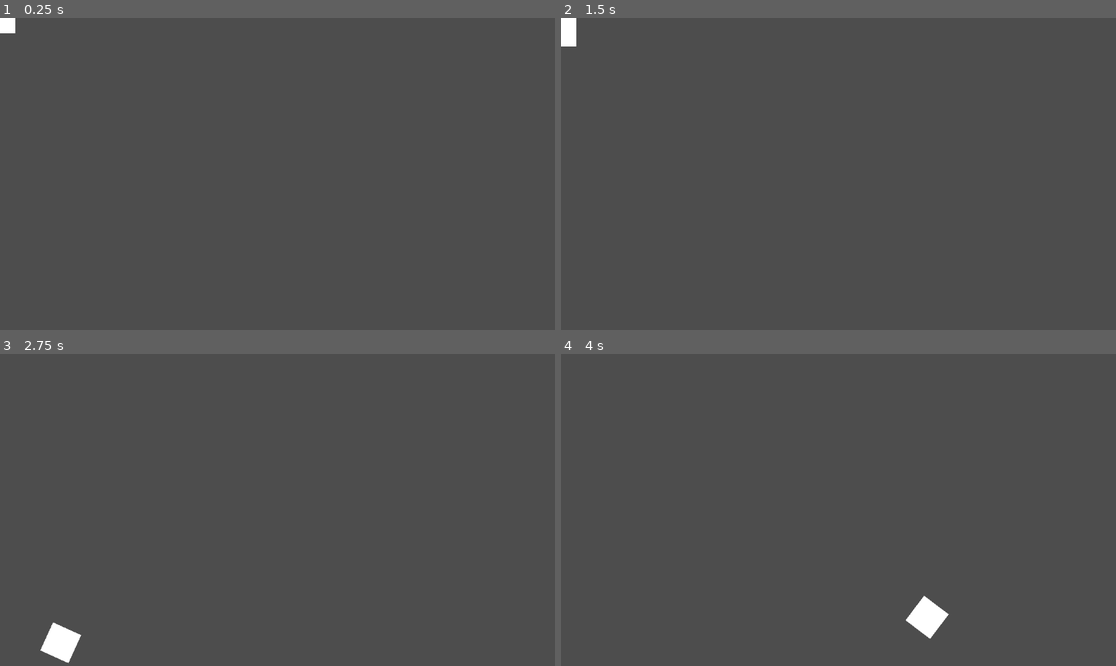
Above: before the commit, frames 1-4 (two rows, left to right).
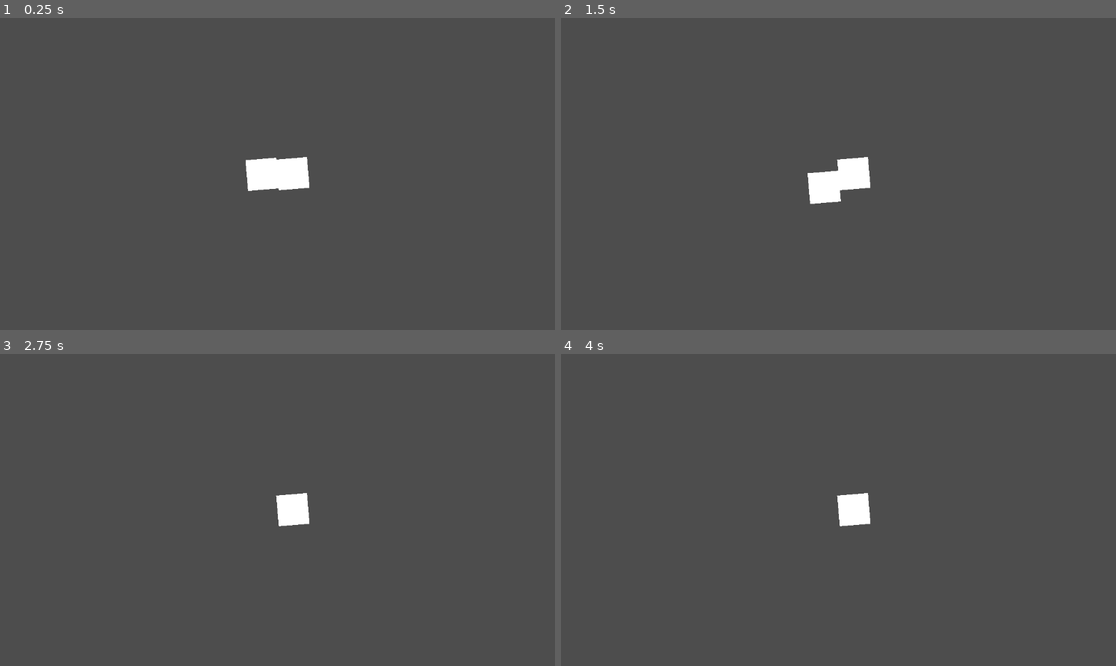
Above: after the commit, the same moments.

Repository: ChrisCee2/20gc4indy500
Game: Godot game, scene res://multiplayer.tscn
The game is run twice, just before and just after one commit, with the same random seed, the same clock (stepped at 60 frames per second) and the same inputs. Before the commit the project starts from res://player.tscn.
Inputs:
- Up to frame 1 (0.25 s): no input
- Up to frame 2 (1.5 s): tap Enter at 0.5 s; hold D (right) 0.53-1.28 s; tap Space at 1.25 s; hold S (down) from 1.28 s (still down)
- Up to frame 3 (2.75 s): release S (down) at 2.03 s; hold D (right) from 2.03 s (still down)
- Up to frame 4 (4 s): release D (right) at 2.78 s; hold W (up) 2.78-3.53 s; hold A (left) from 3.53 s (still down)

The runs differ from the first frame. In frame 1, 1.3% of the frame differs, in the area x 0-56%, y 0-56%; in frame 2, 1.4%, in the area x 0-56%, y 0-60%; in frame 3, 1.1%; in frame 4, 1.1%.

Commit message:
G4-2: Only works for ps3 controller, obtaining device name sucks

Diff:
--- /dev/null
+++ b/controller_input/ps3_controller_handler.gd
@@ -0,0 +1,37 @@
+class_name PS3ControllerHandler
+
+
+func update_input(
+	input_map: Dictionary[String, float],
+	event: InputEvent,
+	device: int,
+	dead_zone: float = 0.0) -> void:
+	if event.device != device:
+		return
+	for action in input_map:
+		if event.is_action(action):
+			if event is InputEventJoypadMotion:
+				var action_strength: float = abs(event.axis_value)
+				if action == "left":
+					input_map["left"] = 0.0
+					input_map["right"] = 0.0
+					if action_strength <= dead_zone:
+						return
+					elif event.axis_value >= 0:
+						input_map["right"] = action_strength
+					else:
+						input_map["left"] = action_strength
+				elif action == "up":
+					input_map["up"] = 0.0
+					input_map["down"] = 0.0
+					if action_strength <= dead_zone:
+						return
+					elif event.axis_value >= 0:
+						input_map["down"] = action_strength
+					else:
+						input_map["up"] = action_strength
+				else:
+					input_map[action] = action_strength
+			else:
+				input_map[action] = 1.0
+			return
--- /dev/null
+++ b/controller_input/retro_bit_controller_handler.gd
@@ -0,0 +1,30 @@
+class_name RetroBitControllerHandler
+
+
+func update_input(
+	input_map: Dictionary[String, float],
+	event: InputEvent,
+	device: int,
+	dead_zone: float = 0.0) -> void:
+		for action in input_map:
+			if event.is_action(action):
+				if event is InputEventJoypadMotion:
+					var action_strength: float = abs(event.axis_value)
+					if action == "left":
+						input_map["left"] = 0.0
+						input_map["right"] = 0.0
+						if action_strength <= dead_zone:
+							return
+						elif event.axis_value >= 0:
+							input_map["right"] = action_strength
+						else:
+							input_map["left"] = action_strength
+					elif action == "up":
+						input_map["up"] = action_strength
+					elif action == "down":
+						input_map["down"] = action_strength
+					else:
+						input_map[action] = action_strength
+				else:
+					input_map[action] = 1.0
+				return
--- a/controllers/input_controller.gd
+++ b/controllers/input_controller.gd
@@ -1,6 +1,9 @@
 class_name InputController extends Node
 
-@export_range(0, 1) var controller_deadzone: float = 0.2
+@export_range(0, 1) var controller_dead_zone: float = 0.2
+
+var retro_bit_controller_handler: RetroBitControllerHandler = RetroBitControllerHandler.new()
+var ps3_controller_handler: PS3ControllerHandler = PS3ControllerHandler.new()
 
 var input_map: Dictionary[String, float] = {
 	"up": 0.0,
@@ -20,37 +23,17 @@
 
 
 # Run on input
-func update_input(event: InputEvent) -> void:
-	for action in input_map:
-		if event.is_action(action):
-			if event is InputEventJoypadMotion:
-				var action_strength: float = abs(event.axis_value)
-				if action == "left":
-					input_map["left"] = 0.0
-					input_map["right"] = 0.0
-					if action_strength <= controller_deadzone:
-						return
-					elif event.axis_value >= 0:
-						input_map["right"] = action_strength
-					else:
-						input_map["left"] = action_strength
-				elif action == "up":
-					input_map["up"] = 0.0
-					input_map["down"] = 0.0
-					if action_strength <= controller_deadzone:
-						return
-					elif event.axis_value >= 0:
-						input_map["down"] = action_strength
-					else:
-						input_map["up"] = action_strength
-				else:
-					input_map[action] = action_strength
-			else:
-				input_map[action] = 1.0
-			return
+func update_input(event: InputEvent, device: int) -> void:
+	if event.device != device:
+		return
+	var device_name: String = Input.get_joy_name(device)
+	ps3_controller_handler.update_input(input_map, event, device, controller_dead_zone)
+
 
 # Run on unhandled_input
-func update_keyboard_input(event: InputEvent) -> void:
+func update_keyboard_input(event: InputEvent, device: int) -> void:
+	if event.device != device:
+		return
 	for action in input_map:
 		if event.is_action(action):
 			if event.is_pressed():
--- /dev/null
+++ b/multiplayer.gd
@@ -0,0 +1,21 @@
+class_name Multiplayer extends Node2D
+
+@onready var players: Node = $Players
+
+
+func _ready() -> void:
+	var connected_controllers: Array[int] = Input.get_connected_joypads()
+	print(connected_controllers)
+	var i: int = 0
+	if connected_controllers.size() > 0:
+		for player in players.get_children():
+			if player is Player:
+				player.set_device(connected_controllers[i])
+				i += 1
+				if i >= connected_controllers.size():
+					return
+	else:
+		for player in players.get_children():
+			if player is Player:
+				player.set_device(i)
+				return
--- /dev/null
+++ b/multiplayer.tscn
@@ -0,0 +1,15 @@
+[gd_scene load_steps=3 format=3 uid="uid://cygvd08neps6x"]
+
+[ext_resource type="PackedScene" uid="uid://c7w7th8hmqmmy" path="res://player.tscn" id="1_o4y1c"]
+[ext_resource type="Script" uid="uid://dnpa3x5jcieyx" path="res://multiplayer.gd" id="1_wktud"]
+
+[node name="Multiplayer" type="Node2D"]
+script = ExtResource("1_wktud")
+
+[node name="Players" type="Node" parent="."]
+
+[node name="Player" parent="Players" instance=ExtResource("1_o4y1c")]
+
+[node name="Player2" parent="Players" instance=ExtResource("1_o4y1c")]
+
+[node name="Camera2D" type="Camera2D" parent="."]
--- a/player.gd
+++ b/player.gd
@@ -4,12 +4,22 @@
 @onready var move_controller: MoveController = $MoveController
 
 
+var device: int = -1
+
+
+func set_device(device: int) -> void:
+	self.device = device
+	print(self)
+	print(device)
+
+
 func _unhandled_key_input(event: InputEvent) -> void:
-	input_controller.update_keyboard_input(event)
+	input_controller.update_keyboard_input(event, device)
 
 
 func _input(event: InputEvent) -> void:
-	input_controller.update_input(event)
+	print(device)
+	input_controller.update_input(event, device)
 
 
 func _physics_process(delta: float) -> void:
--- a/project.godot
+++ b/project.godot
@@ -11,7 +11,7 @@
 [application]
 
 config/name="20gc4indy500"
-run/main_scene="uid://c7w7th8hmqmmy"
+run/main_scene="uid://cygvd08neps6x"
 config/features=PackedStringArray("4.4", "Forward Plus")
 config/icon="res://icon.svg"
 
@@ -20,8 +20,9 @@
 up={
 "deadzone": 0.2,
 "events": [Object(InputEventKey,"resource_local_to_scene":false,"resource_name":"","device":-1,"window_id":0,"alt_press …(192 unchanged characters)…
-, Object(InputEventKey,"resource_local_to_scene":false,"resource_name":"","device":-1,"window_id":0,"alt_pressed":false,"shif …(180 unchanged characters)…
+, Object(InputEventKey,"resource_local_to_scene":false,"resource_name":"","device":0,"window_id":0,"alt_pressed":false,"shif …(180 unchanged characters)…
 , Object(InputEventJoypadMotion,"resource_local_to_scene":false,"resource_name":"","device":-1,"axis":2,"axis_value":-1.0,"script":null)
+, Object(InputEventJoypadMotion,"resource_local_to_scene":false,"resource_name":"","device":-1,"axis":5,"axis_value":1.0,"script":null)
 ]
 }
 down={
@@ -29,6 +30,7 @@
 "events": [Object(InputEventKey,"resource_local_to_scene":false,"resource_name":"","device":-1,"window_id":0,"alt_press …(192 unchanged characters)…
 , Object(InputEventKey,"resource_local_to_scene":false,"resource_name":"","device":-1,"window_id":0,"alt_pressed":false …(186 unchanged characters)…
 , Object(InputEventJoypadMotion,"resource_local_to_scene":false,"resource_name":"","device":-1,"axis":2,"axis_value":1.0,"script":null)
+, Object(InputEventJoypadMotion,"resource_local_to_scene":false,"resource_name":"","device":-1,"axis":4,"axis_value":1.0,"script":null)
 ]
 }
 left={
Not shown, added: controller_input/ps3_controller_handler.gd.uid
Not shown, added: controller_input/retro_bit_controller_handler.gd.uid
Not shown, added: multiplayer.gd.uid
Not shown, added: controllers/input_controller.tscn9693733398.tmp
